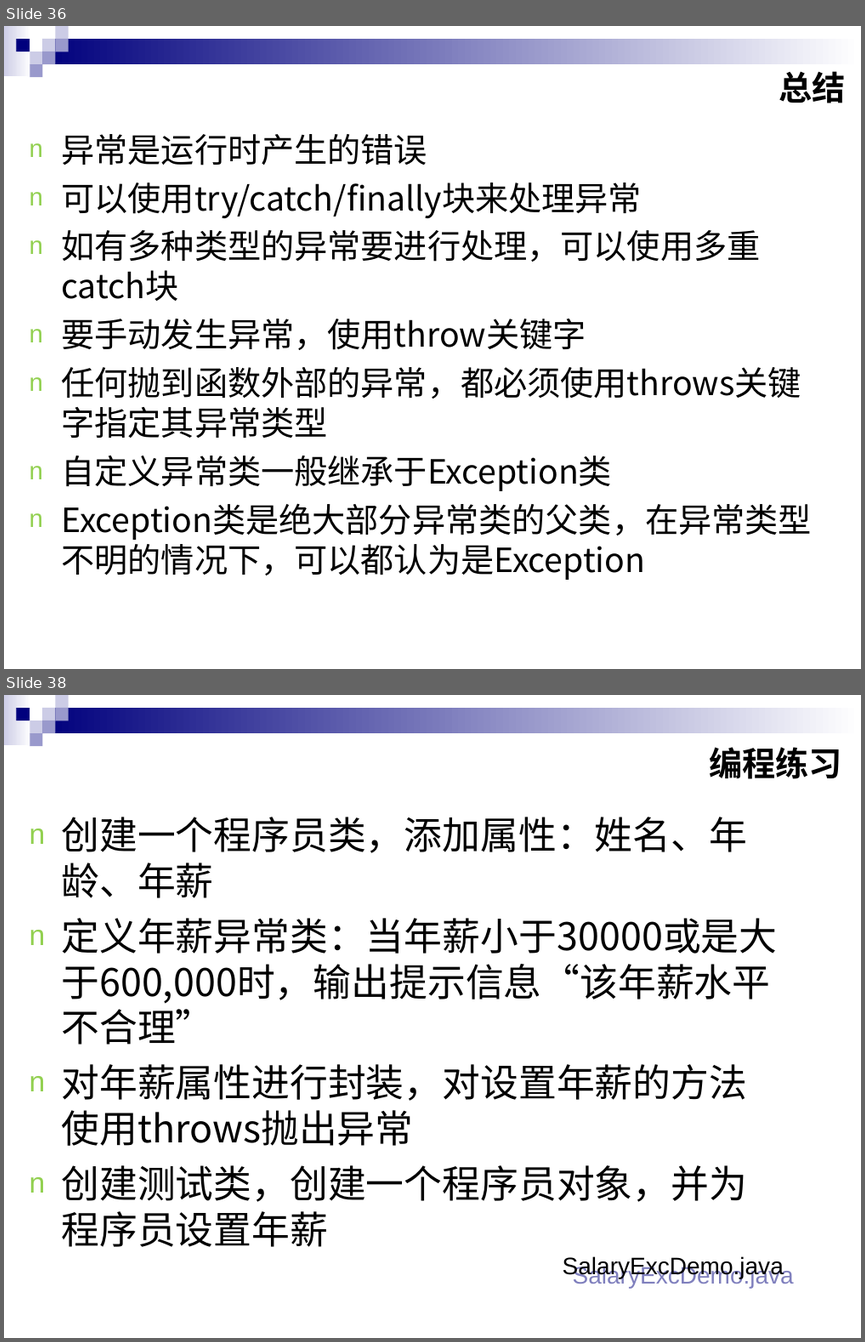
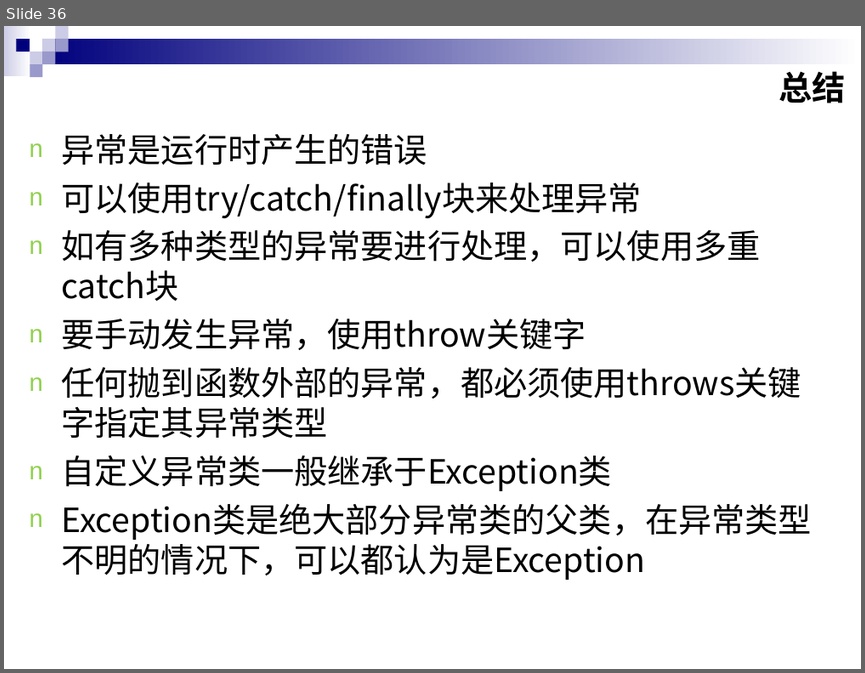
Before and after one commit to wjinshui/Network, a slide deck: PPTs/11-Java异常处理机制.ppt. Shown one above the other, each under a label of ours: slides 36 and 38 before the commit, slide 36 after it; the slides between them are not shown. The pictures are 865x1342 and 865x673 pixels, drawn with LibreOffice and Linux fonts; fonts in the diff are those of the drawing. Boxes give left, top, right and bottom in pixels: in the first picture for what was removed or moved away, otherwise in the second. Text is boxed around its words. In the diff, an @@ line names an element or a change of style, - is before the commit and + after.

```diff
--- a/PPTs/11-Java异常处理机制.ppt
+++ b/PPTs/11-Java异常处理机制.ppt
@@ slide 38 removed at (4, 695, 861, 1338), background #FFFFFF; not listed: 9 template elements that a slide beside it also shows @@
@@ title removed at (709, 747, 842, 779) @@
-编程练习
@@ text removed at (61, 817, 777, 1247) @@
-n 创建一个程序员类，添加属性：姓名、年龄、年薪
-n 定义年薪异常类：当年薪小于30000或是大于600,000时，输出提示信息“该年薪水平不合理”
-n 对年薪属性进行封装，对设置年薪的方法使用throws抛出异常
-n 创建测试类，创建一个程序员对象，并为程序员设置年薪
@@ text removed at (562, 1256, 783, 1278) @@
-SalaryExcDemo.java
```
Also in this commit, not shown: 2 slides changed, 13 other files.
